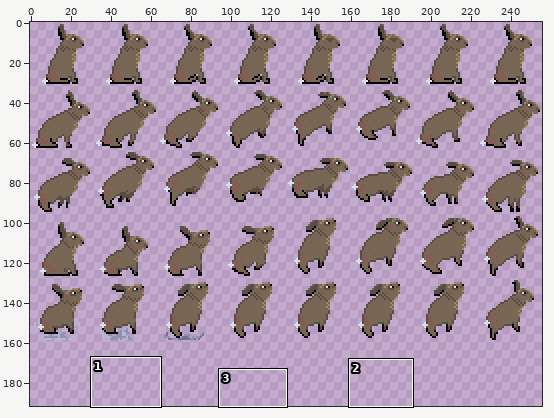
Two states of a sprite sheet, res/hare.png. Above: a wide view before the commit, with the close-up outlined.
Close-up. Earlier state:
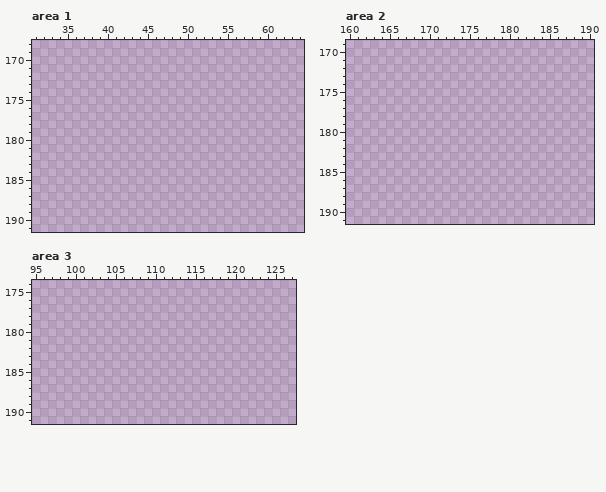
The file is 256x192 pixels. Shown: area 1: x 31..64, y 168..191; area 2: x 160..190, y 169..191; area 3: x 95..127, y 174..191. The commit also changed other parts of the picture, which this record leaves out.
Now the later version:
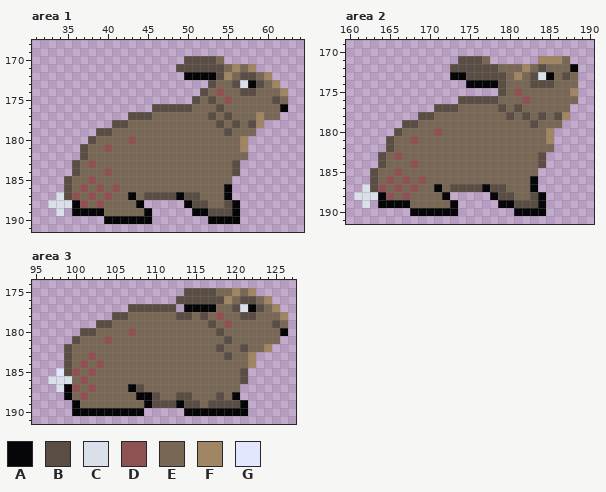
Palette (. is transparent): A #060608  B #5a4e44  C #dae0ea  D #8e5252  E #796755  F #a08662  G #e3e6ff
The exact change:
Changed rows in their new state; - is an unchanged pixel.
Area 1:
first column x 33:
170 -----------------BBBBE--------
171 ----------------BBBBBBEFEF----
172 -----------------AAAABFEBBEF--
173 --------------------BEEBCABEF-
174 -------------------BEDEEBBEEEF
175 ------------------BEBEDEEEEEBE
176 -------------BBBBBEEEBEEEEEEEA
177 ----------BBBEEEEEEEBEBEEEFEE-
178 --------BBEEEEEEEEEEEBEBEBF---
179 ------BBEEEEEEEEEEEEEEBEEE----
180 -----BEEEEDEEEEEEEEEEEEEF-----
181 ----BEEDEEEEEEEEEEEEEEEEF-----
182 ----BEEEEEEEEEEEEEEEEEEEE-----
183 ---BEDEEEEEEEEEEEEEEEEEB------
184 ---BEEEDEEEEEEEEEEEEEEEB------
185 --BEEDEEEEEEEEEEEEEEEEE-------
186 --BEDEDEDEEEEEEEEEEEEEA-------
187 -CBDEDEDEEAEBBBBABBEEEA-------
188 CCCADEDEEEEA-----ABBEEBA------
189 -C-AAAAEEEEEA-----AABBBA------
190 -------AAAAAA-------AAAA------
Area 2:
first column x 161:
171 -------------BBBE------FFFE-
172 ------------BBBBBBEEEFEBEEEA
173 ------------AABBBBBEFEBCAEBE
174 --------------AAAABEEEBBBEEE
175 ------------------BEDEEEEEEF
176 -------------BBBBBEEEDEEEEEE
177 ----------BBBEEEEEBEBEEEEEE-
178 --------BBEEEEEEEEEBEBEBEBF-
179 ------BBEEEEEEEEEEEEEEBEEE--
180 -----BEEEEDEEEEEEEEEEEEEF---
181 ----BEEDEEEEEEEEEEEEEEEEF---
182 ----BEEEEEEEEEEEEEEEEEEEE---
183 ---BEDEEEEEEEEEEEEEEEEEB----
184 ---BEEEDEEEEEEEEEEEEEEEB----
185 --BEEDEEEEEEEEEEEEEEEEE-----
186 --BEDEDEDEEEEEEEEEEEEEA-----
187 -CBDEDEDEEAEBBBBABBEEEA-----
188 CCCADEDEEEEA-----ABBEEBA----
189 -C-AAAAEEEEEA-----AABBBA----
190 -------AAAAAA-------AAAA----
Area 3:
first column x 97:
175 -----------------BBBBEEFEF----
176 ----------------BBBBBBFEBBEF--
177 ----------BBBBBB-AAAAEEBCABEF-
178 --------BBEEEEEEBBEBEDEEBBEEEF
179 ------BBEEEEEEEEEEEEBEDEEEEEBE
180 ----BBEEEEDEEEEEEEEEEBEEEEEEEA
181 ---BEEEDEEEEEEEEEEEEEEBEEEEEE-
182 --BEEEEEEEEEEEEEEEEEEBEEBEEF--
183 --BEEDEEEEEEEEEEEEEEEEBEEF----
184 --BEDEDEEEEEEEEEEEEEEEEEEF----
185 -GBDEDEEEEEEEEEEEEEEEEEEB-----
186 CCCEDEEEEEEEEEEEEEEEEEEEB-----
187 -CADEDEEEEABEEEEEEEEEEEE------
188 --AEDEEEEEEAABEEBBEEEBEA------
189 ---AEEEEEEEEABBBABBEBBBBA-----
190 ---AAAAAAAAA-----AAAAAAAA-----
